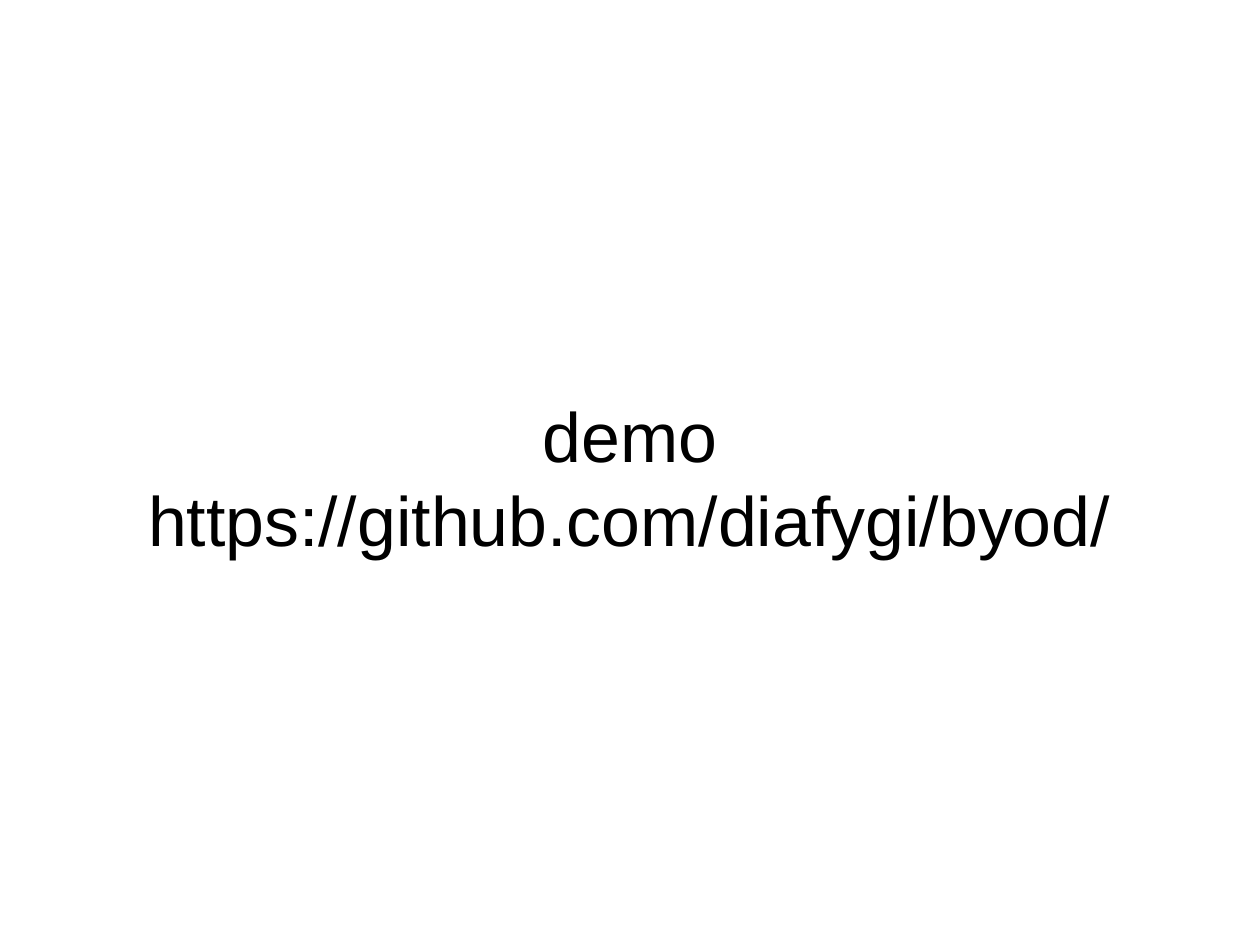
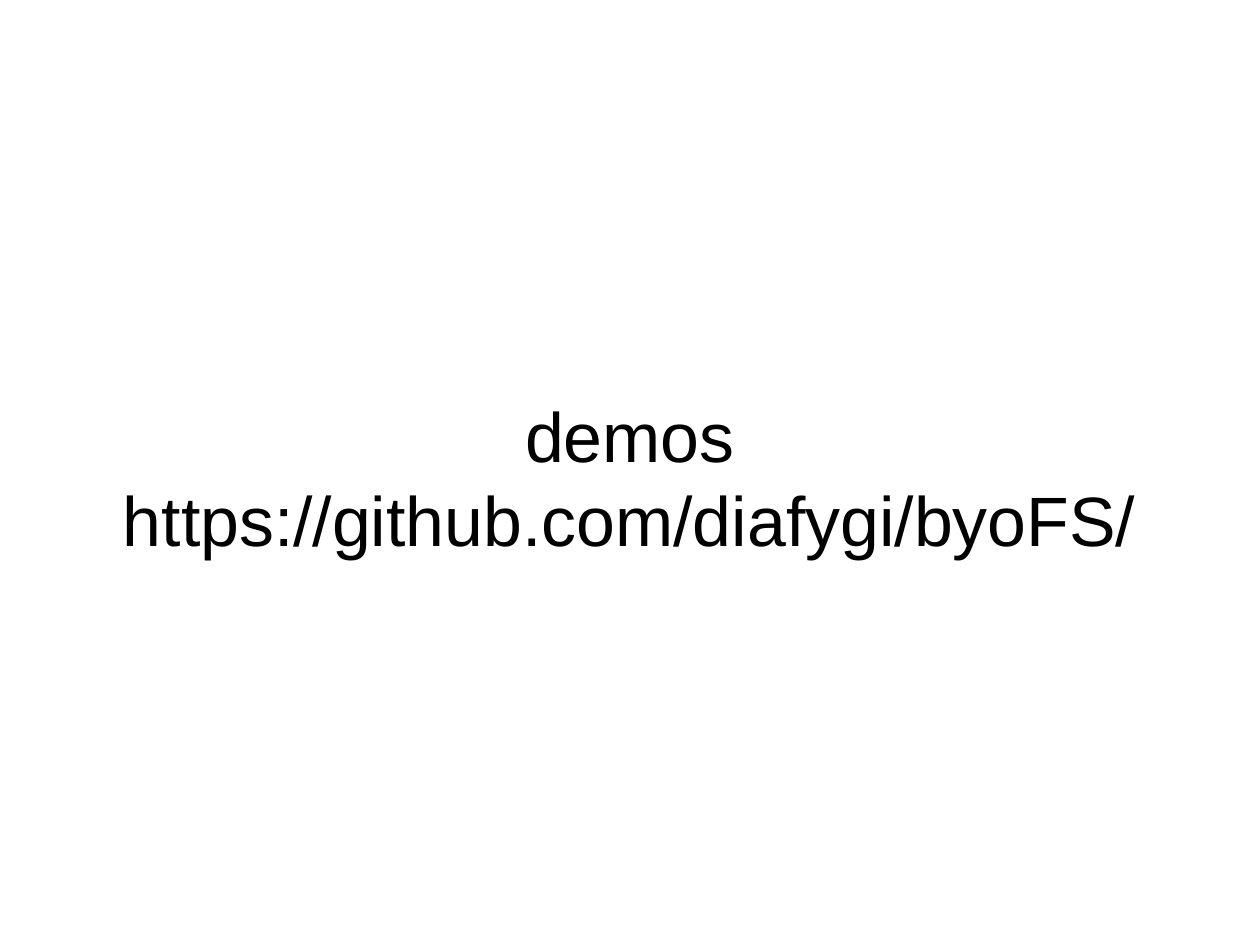
Before and after one commit to diafygi/byoFS, a slide deck: slide 21 of presentation/logic.odp. Drawn at 1260x945 pixels with LibreOffice and Linux fonts; fonts in the diff are those of the drawing. Boxes give left, top, right and bottom in pixels: in the first picture for what was removed or moved away, otherwise in the second. Text is boxed around its words. In the diff, an @@ line names an element or a change of style, - is before the commit and + after.

Commit message:
updated presentation

```diff
--- a/presentation/logic.odp
+++ b/presentation/logic.odp
@@ title at bbox=[123, 411, 1135, 559]: text changed @@
-demo
-https://github.com/diafygi/byod/
+demos
+https://github.com/diafygi/byoFS/
```
Also in this commit, not shown: 4 other slides changed, 2 other files.
